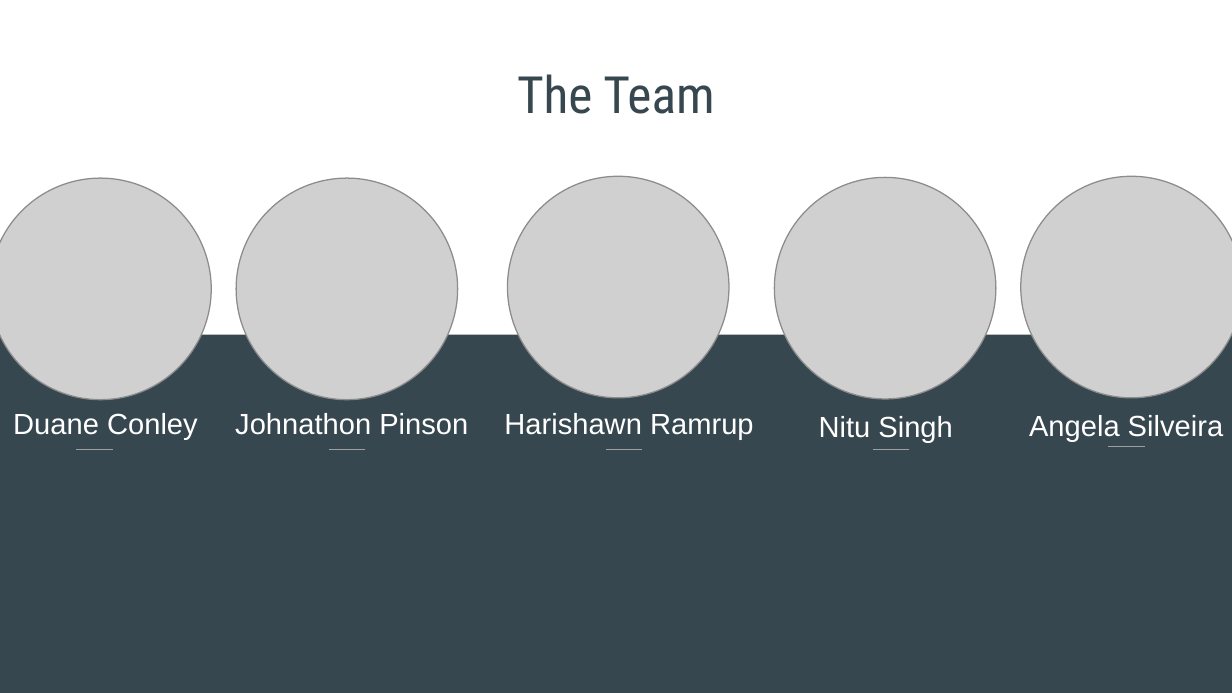
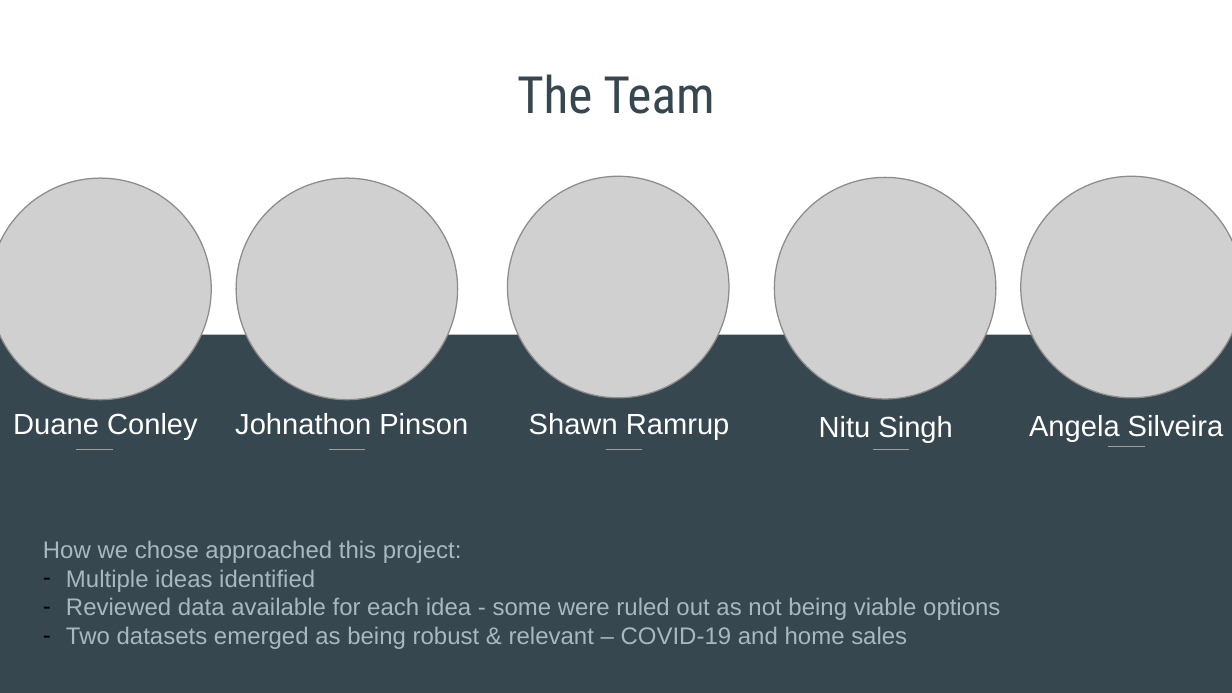
Before and after one commit to Jopinson/COVID19_Property_Pandemic, a slide deck: slide 2 of reports/PresentationSlides.pptx. Drawn at 1232x693 pixels with LibreOffice and Linux fonts; fonts in the diff are those of the drawing; grey boxes stand for pictures. Boxes give left, top, right and bottom in pixels: in the first picture for what was removed or moved away, otherwise in the second. Text is boxed around its words. In the diff, an @@ line names an element or a change of style, - is before the commit and + after.

```diff
--- a/reports/PresentationSlides.pptx
+++ b/reports/PresentationSlides.pptx
@@ text at [529, 413, 730, 439]: text changed @@
-Harishawn Ramrup
+Shawn Ramrup
@@ text added at [43, 540, 1000, 649], 14 pt, text #A6B8C1 @@
+How we chose approached this project:
+– Multiple ideas identified
+– Reviewed data available for each idea - some were ruled out as not being viable options
+– Two datasets emerged as being robust & relevant – COVID-19 and home sales
```
Also in this commit, not shown: 4 other files.
